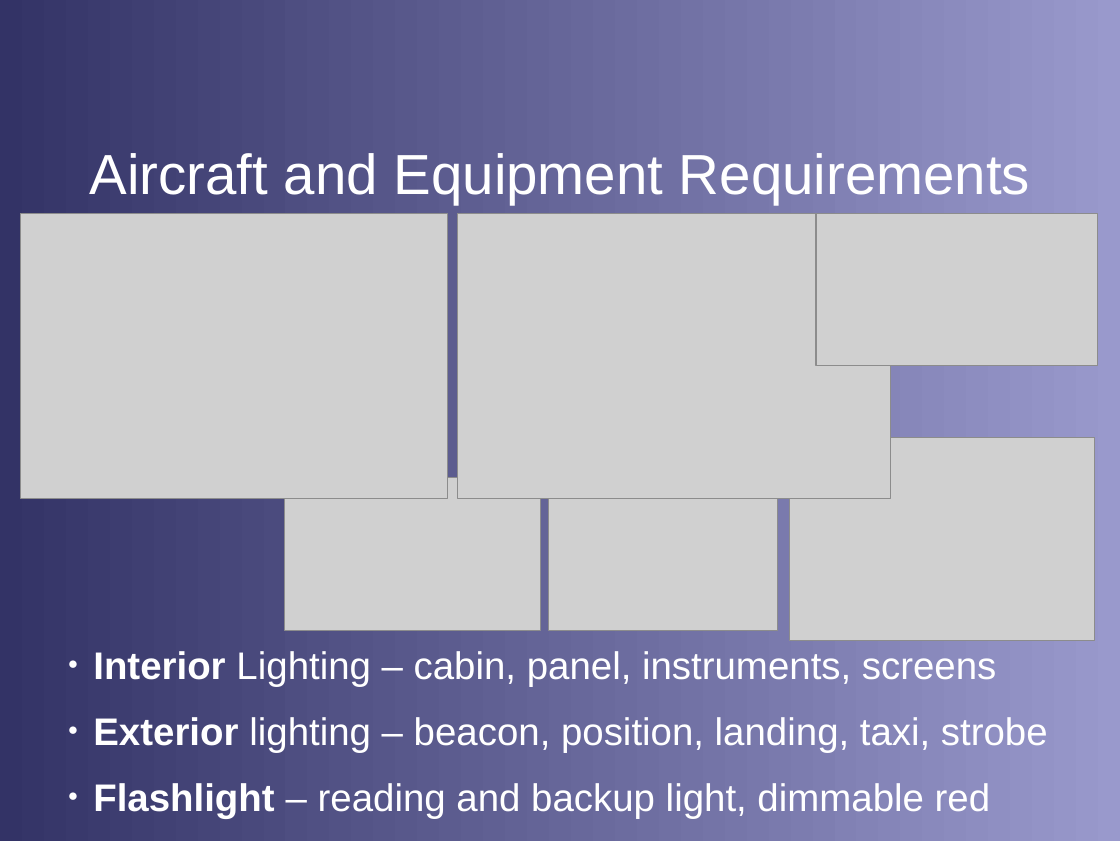
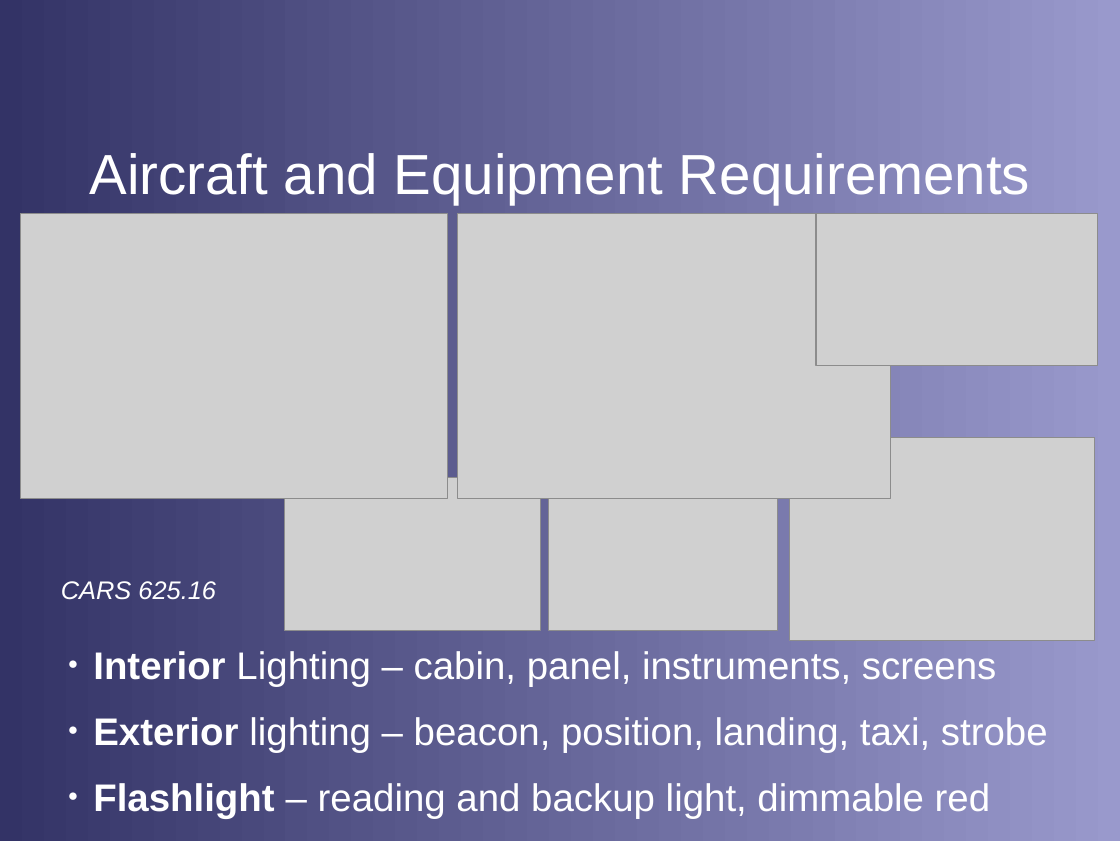
Before and after one commit to stephanheinemann/flight, a slide deck: slide 5 of FI/NightFlying/NightFlying.odp. Drawn at 1120x841 pixels with LibreOffice and Linux fonts; fonts in the diff are those of the drawing; grey boxes stand for pictures; background and template pictures are left out. Boxes give left, top, right and bottom in pixels: in the first picture for what was removed or moved away, otherwise in the second. Text is boxed around its words. In the diff, an @@ line names an element or a change of style, - is before the commit and + after.

```diff
--- a/FI/NightFlying/NightFlying.odp
+++ b/FI/NightFlying/NightFlying.odp
@@ text added at <box>61,581,216,600</box>, 18 pt, text #FFFFFF, italic @@
+CARS 625.16
```
Also in this commit, not shown: 5 other slides changed, 2 slides added, 2 slides removed, 10 other files.
